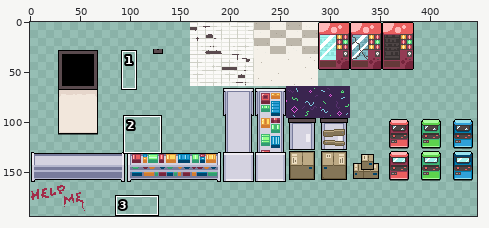
Sprite sheet, stored at Assets/7. Sprites/Environment/environmentsheet-export.png. Above: a wide view before the commit, with the close-up outlined.
Close-up. Before:
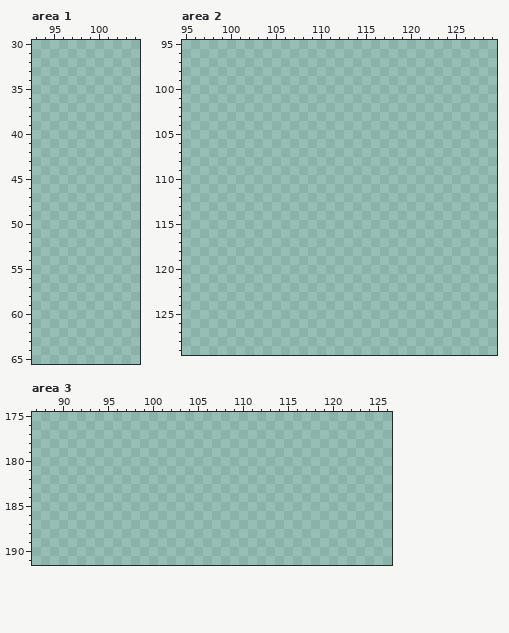
The file is 480x334 pixels. Colours within 5 levels of each other are drawn and written as one. Shown: area 1: x 93..104, y 30..65; area 2: x 95..129, y 95..129; area 3: x 87..126, y 175..191. The wide view leaves out empty margins. The commit also changed other parts of the picture, which this record leaves out.
Palette (. is transparent): 
New version:
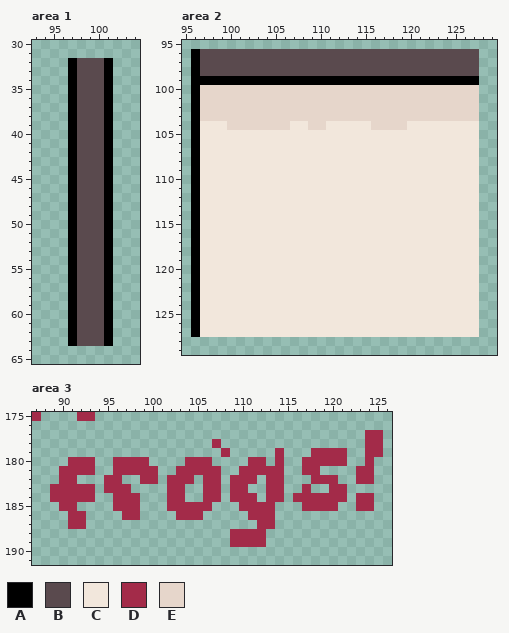
Colours new in this view: A #000000  B #5a4a4e  C #f2e7dc  D #a32b49  E #e6d6cb
Edits made:
Changed rows in their new state; - is an unchanged pixel.
Area 1:
first column x 97:
32 ABBBA
33 ABBBA
34 ABBBA
35 ABBBA
36 ABBBA
37 ABBBA
38 ABBBA
39 ABBBA
40 ABBBA
41 ABBBA
42 ABBBA
43 ABBBA
44 ABBBA
45 ABBBA
46 ABBBA
47 ABBBA
48 ABBBA
49 ABBBA
50 ABBBA
51 ABBBA
52 ABBBA
53 ABBBA
54 ABBBA
55 ABBBA
56 ABBBA
57 ABBBA
58 ABBBA
59 ABBBA
60 ABBBA
61 ABBBA
62 ABBBA
63 ABBBA
Area 2:
first column x 96:
 96 ABBBBBBBBBBBBBBBBBBBBBBBBBBBBBBB
 97 ABBBBBBBBBBBBBBBBBBBBBBBBBBBBBBB
 98 ABBBBBBBBBBBBBBBBBBBBBBBBBBBBBBB
 99 AAAAAAAAAAAAAAAAAAAAAAAAAAAAAAAA
100 AEEEEEEEEEEEEEEEEEEEEEEEEEEEEEEE
101 AEEEEEEEEEEEEEEEEEEEEEEEEEEEEEEE
102 AEEEEEEEEEEEEEEEEEEEEEEEEEEEEEEE
103 AEEEEEEEEEEEEEEEEEEEEEEEEEEEEEEE
104 ACCCEEEEEEECCEECCCCCEEEECCCCCCCC
105 ACCCCCCCCCCCCCCCCCCCCCCCCCCCCCCC
106 ACCCCCCCCCCCCCCCCCCCCCCCCCCCCCCC
107 ACCCCCCCCCCCCCCCCCCCCCCCCCCCCCCC
108 ACCCCCCCCCCCCCCCCCCCCCCCCCCCCCCC
109 ACCCCCCCCCCCCCCCCCCCCCCCCCCCCCCC
110 ACCCCCCCCCCCCCCCCCCCCCCCCCCCCCCC
111 ACCCCCCCCCCCCCCCCCCCCCCCCCCCCCCC
112 ACCCCCCCCCCCCCCCCCCCCCCCCCCCCCCC
113 ACCCCCCCCCCCCCCCCCCCCCCCCCCCCCCC
114 ACCCCCCCCCCCCCCCCCCCCCCCCCCCCCCC
115 ACCCCCCCCCCCCCCCCCCCCCCCCCCCCCCC
116 ACCCCCCCCCCCCCCCCCCCCCCCCCCCCCCC
117 ACCCCCCCCCCCCCCCCCCCCCCCCCCCCCCC
118 ACCCCCCCCCCCCCCCCCCCCCCCCCCCCCCC
119 ACCCCCCCCCCCCCCCCCCCCCCCCCCCCCCC
120 ACCCCCCCCCCCCCCCCCCCCCCCCCCCCCCC
121 ACCCCCCCCCCCCCCCCCCCCCCCCCCCCCCC
122 ACCCCCCCCCCCCCCCCCCCCCCCCCCCCCCC
123 ACCCCCCCCCCCCCCCCCCCCCCCCCCCCCCC
124 ACCCCCCCCCCCCCCCCCCCCCCCCCCCCCCC
125 ACCCCCCCCCCCCCCCCCCCCCCCCCCCCCCC
126 ACCCCCCCCCCCCCCCCCCCCCCCCCCCCCCC
127 ACCCCCCCCCCCCCCCCCCCCCCCCCCCCCCC
Area 3:
first column x 87:
175 D----DD--------------------------------
177 -------------------------------------DD
178 --------------------D----------------DD
179 ---------------------D-----D---DDDD--DD
180 ----DDD--DDDD----DDD----DD-D--DDDDD--D-
181 ---DDDD--DDDDD--DDDDD--DDDDD--DD----DD-
182 ---DD---DD--DD-DDD-DD-DDD-DD---DDD--DD-
183 --DDDDD-DDD----DD--DD-DD--DD--D--DD----
184 --DDDDD--DDD---DD--DD-DDD-DD-DDDDDD-DD-
185 ---DD----DDD---DDDDD---DDDD---DDDD--DD-
186 ----DD----DD----DDD-----DDD------------
187 ----DD-------------------DD------------
188 ----------------------DDDD-------------
189 ----------------------DDDD-------------
